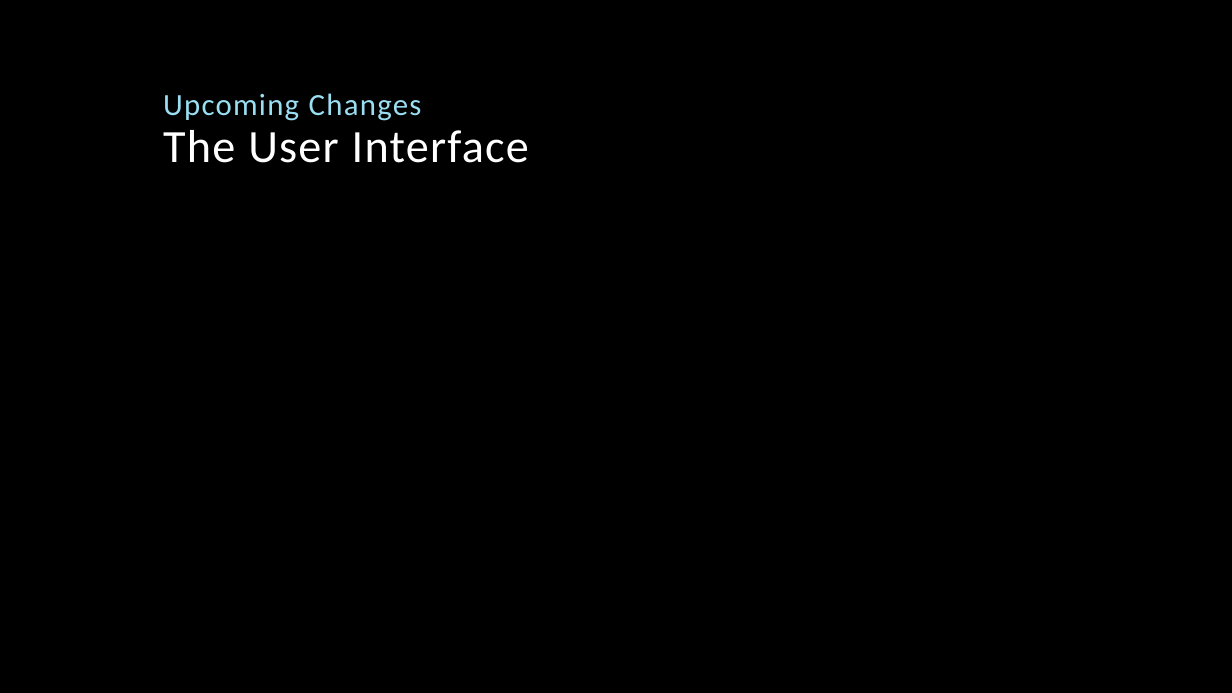
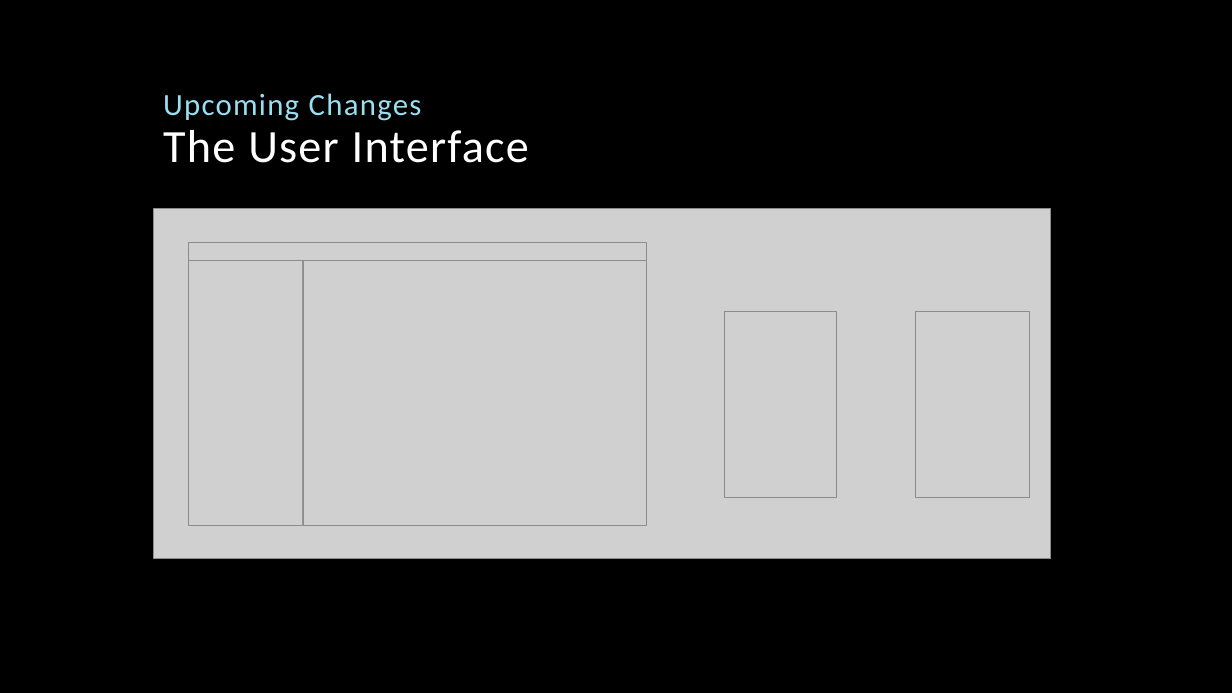
Before and after one commit to SebastianKarstensen/CIS454, a slide deck: slide 16 of Prototype Presentation/Autobook Prototype Presentation w NO VIDEOS.pptx (slide 10 before the commit). Drawn at 1232x693 pixels with LibreOffice and Linux fonts; fonts in the diff are those of the drawing; grey boxes stand for pictures; background and template pictures are left out. Boxes give left, top, right and bottom in pixels: in the first picture for what was removed or moved away, otherwise in the second. Text is boxed around its words. In the diff, an @@ line names an element or a change of style, - is before the commit and + after.

```diff
--- a/Prototype Presentation/Autobook Prototype Presentation w NO VIDEOS.pptx
+++ b/Prototype Presentation/Autobook Prototype Presentation w NO VIDEOS.pptx
@@ picture added at (x1=153, y1=209, x2=1051, y2=559) @@
@@ picture added at (x1=189, y1=243, x2=302, y2=526) @@
@@ picture added at (x1=189, y1=243, x2=647, y2=261) @@
@@ picture added at (x1=303, y1=260, x2=647, y2=526) @@
@@ picture added at (x1=725, y1=311, x2=836, y2=498) @@
@@ picture added at (x1=916, y1=311, x2=1030, y2=498) @@
```
Also in this commit, not shown: 5 other slides changed, 8 slides added, 2 slides removed, 18 other files.
